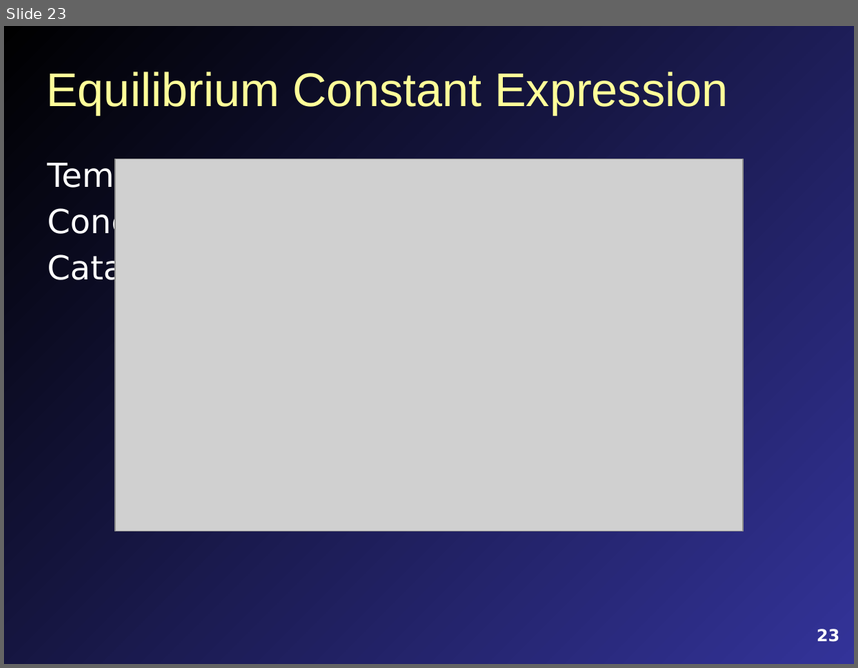
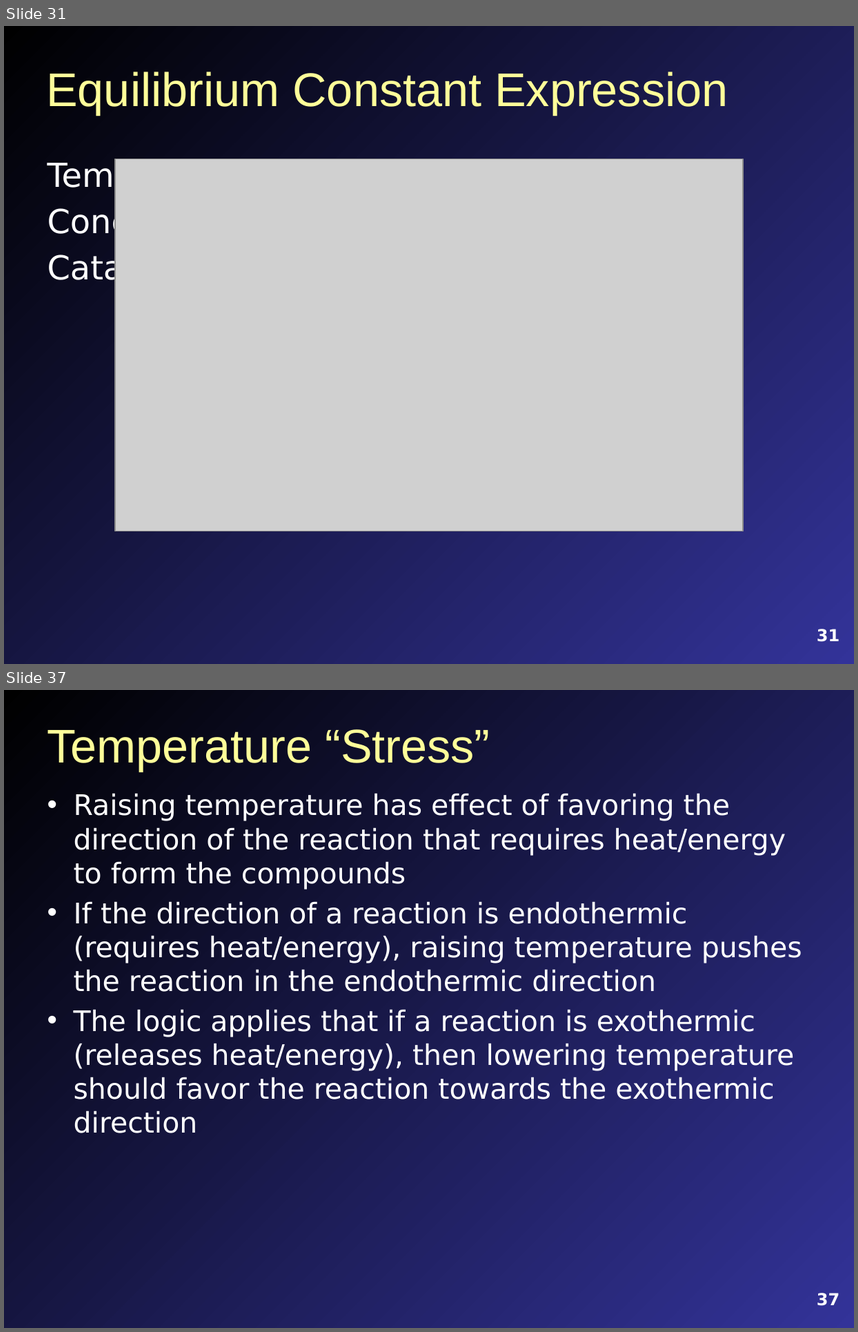
Before and after one commit to profmitch/profmitch.github.io, a slide deck: Teaching/Chemistry/Lecture Slides/FCC Chem 3A Chap 13 Content.pptx. Shown one above the other, each under a label of ours: slide 23 before the commit, slides 31 and 37 after it; the slides between them are not shown. The pictures are 858x668 and 858x1332 pixels, drawn with LibreOffice and Linux fonts; fonts in the diff are those of the drawing; grey boxes stand for pictures. Boxes give left, top, right and bottom in pixels: in the first picture for what was removed or moved away, otherwise in the second. Text is boxed around its words. In the diff, an @@ line names an element or a change of style, - is before the commit and + after.

```diff
--- a/Teaching/Chemistry/Lecture Slides/FCC Chem 3A Chap 13 Content.pptx
+++ b/Teaching/Chemistry/Lecture Slides/FCC Chem 3A Chap 13 Content.pptx
@@ slide 37 added at [4,690,854,1328], background gradient #000000 to #333399 @@
@@ title added at [47,729,490,771], 40 pt, text #FFFF99 @@
+Temperature “Stress”
@@ text added at [74,793,802,1133], 24 pt, text #FFFFFF @@
+• Raising temperature has effect of favoring the direction of the reaction that requires heat/energy to form the compounds
+• If the direction of a reaction is endothermic (requires heat/energy), raising temperature pushes the reaction in the endothermic direction
+• The logic applies that if a reaction is exothermic (releases heat/energy), then lowering temperature should favor the reaction towards the exothermic direction
@@ page number added at [817,1292,840,1305], 14 pt, text #FFFFFF, bold @@
+37
@@ what was slide 23 is now slide 31 @@
@@ page number at [817,628,840,641]: text changed @@
-23
+31
```
Also in this commit, not shown: 5 slides changed, 16 other slides added, 4 slides removed, 3 other files.
